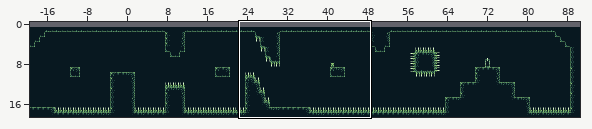
Two versions of a level (Tiled map (JSON), res/level6.tmj). The first picture is a wide view before the edit; the outline marks the close-up.
Close-up. As it was:
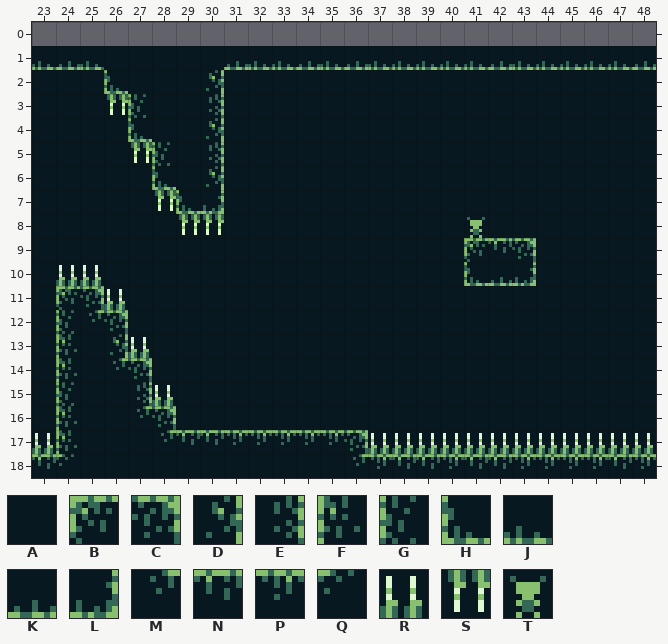
Cells are 8x8 px. Shown: x 23..48, y 0..18. The commit also changed other parts of the map, which this record leaves out. The old version is drawn lined up with the new one.
Key: from "caverns": A 0, B 4, C 5, D 6, E 7, F 8, G 9, H 10, J 11, K 12, L 13, M 24, N 25, P 26, Q 27, R 30, S 31, T 39.
_ is an empty cell.
Layer "tiles" before, first column x 23:
 0 __________________________
 1 JKJAAAAAKJJKJKJJJJJKJJJJJK
 2 AAAHAAADAAAAAAAAAAAAAAAAAA
 3 AAASGAAEAAAAAAAAAAAAAAAAAA
 4 AAAAHAADAAAAAAAAAAAAAAAAAA
 5 AAAASGAEAAAAAAAAAAAAAAAAAA
 6 AAAAAHADAAAAAAAAAAAAAAAAAA
 7 AAAAASHLAAAAAAAAAAAAAAAAAA
 8 AAAAAASSAAAAAAAAAATAAAAAAA
 9 AAAAAAAAAAAAAAAAAABNCAAAAA
10 ARRAAAAAAAAAAAAAAAHKLAAAAA
11 ABCRAAAAAAAAAAAAAAAAAAAAAA
12 AGMCAAAAAAAAAAAAAAAAAAAAAA
13 AFADRAAAAAAAAAAAAAAAAAAAAA
14 AFAMCAAAAAAAAAAAAAAAAAAAAA
15 AGAAERAAAAAAAAAAAAAAAAAAAA
16 AFAAMCAAAAAAAAAAAAAAAAAAAA
17 RFAAAMNNPPPPPCRRRRRRRRRRRR
18 NQAAAAAAAAAAAMPNNPNNPPPPNP
The same view after the edit:
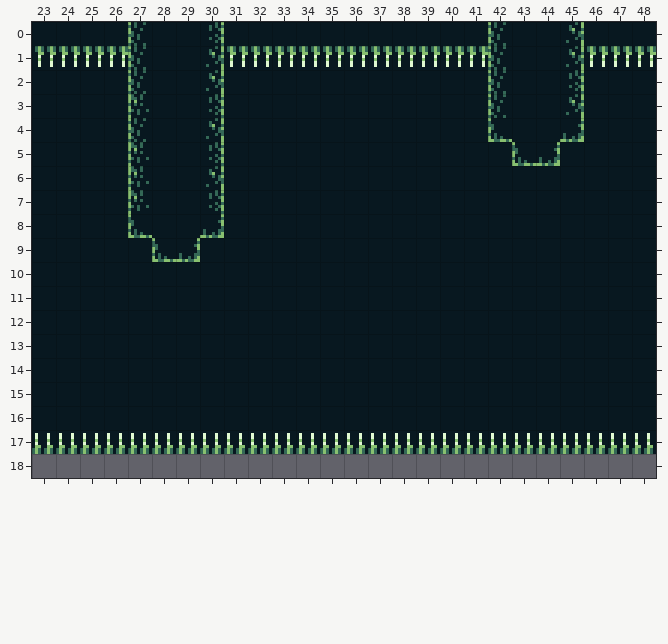
The exact change:
Changed rows in their new state; . is an unchanged cell.
map size 112x18 -> 90x18 cells (old content now starts at -21,1; both pictures use the new coordinates)
Layer "collisions":
first column x 23:
18 __________________________
Layer "tiles":
first column x 23:
 0 AAAAGAAEAAAAAAAAAAAGAADAAA
 1 SSSSG..DSSSSSSSSSSSGAADSSS
 2 ...AG..............G..E...
 3 ...AF..............G..D...
 4 ....G..............H..L...
 5 ....FA..............HL....
 6 ....FA....................
 7 ....FAAE..................
 8 ....H.AL..........A.......
 9 .....HL...........AAA.....
10 .AA...............AAA.....
11 .AAA......................
12 .AAA......................
13 .A.AA.....................
14 .A.AA.....................
15 .A..AA....................
16 .A..AA....................
17 .RRRRRRRRRRRRR............
18 __________________________
Changed places in both close-ups, as pixel boxes (x1, y1, x2, y2):
changed: (32, 22, 656, 478)
